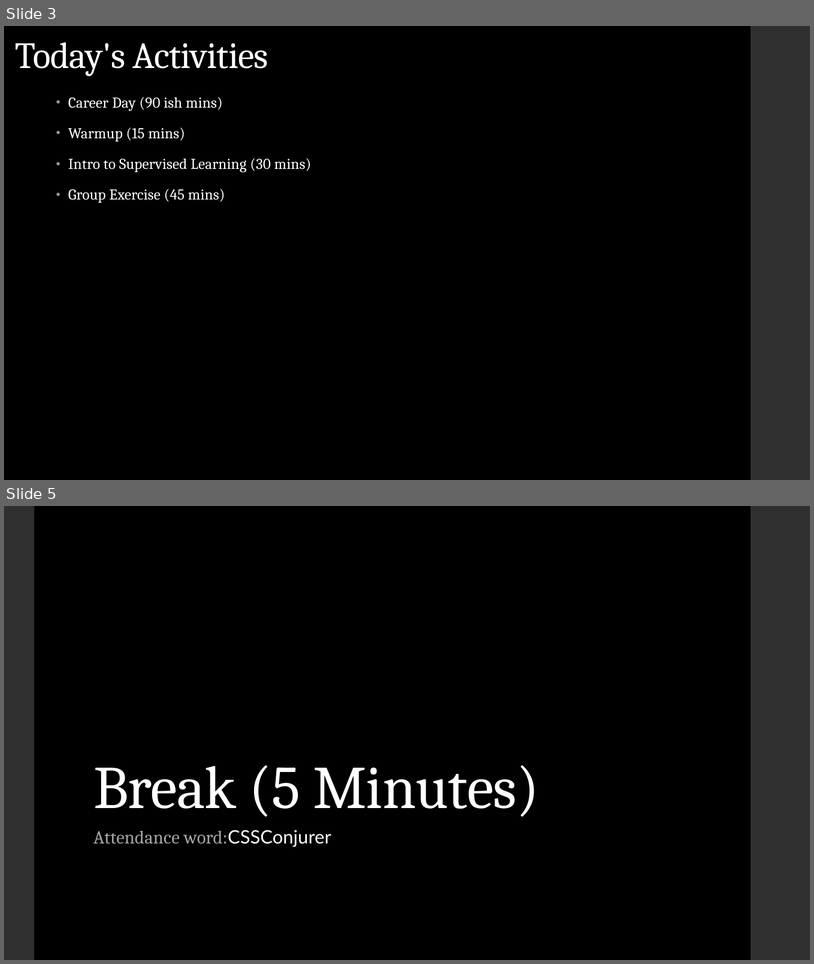
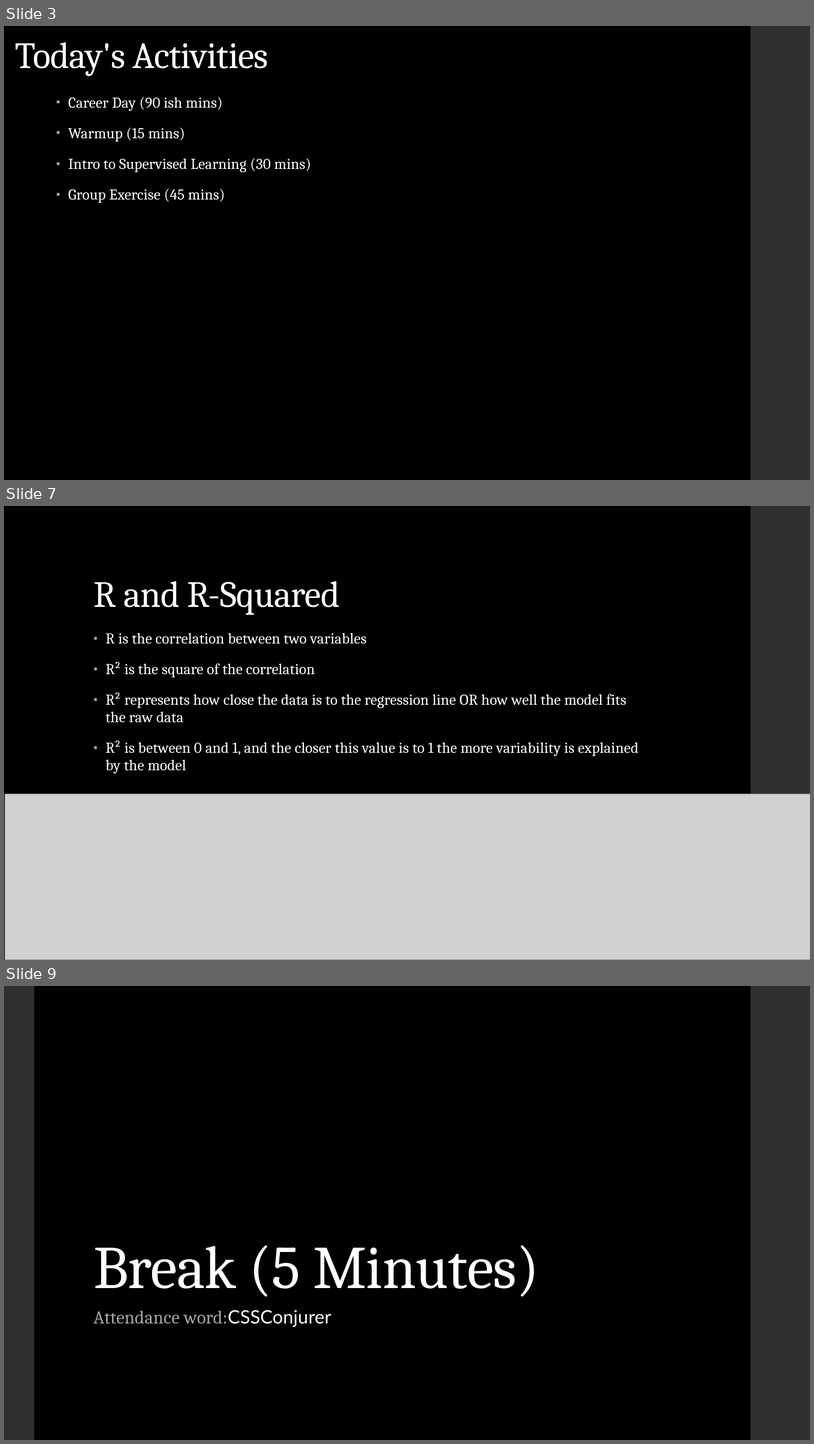
Before and after one commit to LaunchCoderGirlSTL/Data-Science-Assignments, a slide deck: course_material/week_13/week_13_presentation.pptx. Shown one above the other, each under a label of ours: slides 3 and 5 before the commit, slides 3, 7 and 9 after it; the slides between them are not shown. The pictures are 814x964 and 814x1444 pixels, drawn with LibreOffice and Linux fonts; fonts in the diff are those of the drawing; grey boxes stand for pictures. Boxes give left, top, right and bottom in pixels: in the first picture for what was removed or moved away, otherwise in the second. Text is boxed around its words. In the diff, an @@ line names an element or a change of style, - is before the commit and + after.

```diff
--- a/course_material/week_13/week_13_presentation.pptx
+++ b/course_material/week_13/week_13_presentation.pptx
@@ slide 7 added at (x1=4, y1=506, x2=810, y2=960), background #000000; not listed: 1 template element that a slide beside it also shows @@
@@ title added at (x1=93, y1=581, x2=340, y2=615), 44 pt, text #FFFFFF @@
+R and R-Squared
@@ text added at (x1=105, y1=633, x2=639, y2=774), 18 pt, text #FFFFFF @@
+• R is the correlation between two variables
+• R² is the square of the correlation
+• R² represents how close the data is to the regression line OR how well the model fits the raw data
+• R² is between 0 and 1, and the closer this value is to 1 the more variability is explained by the model
@@ picture added at (x1=5, y1=793, x2=810, y2=960) @@
@@ what was slide 5 is now slide 9 @@
```
Also in this commit, not shown: 1 slide changed, 3 other slides added.
